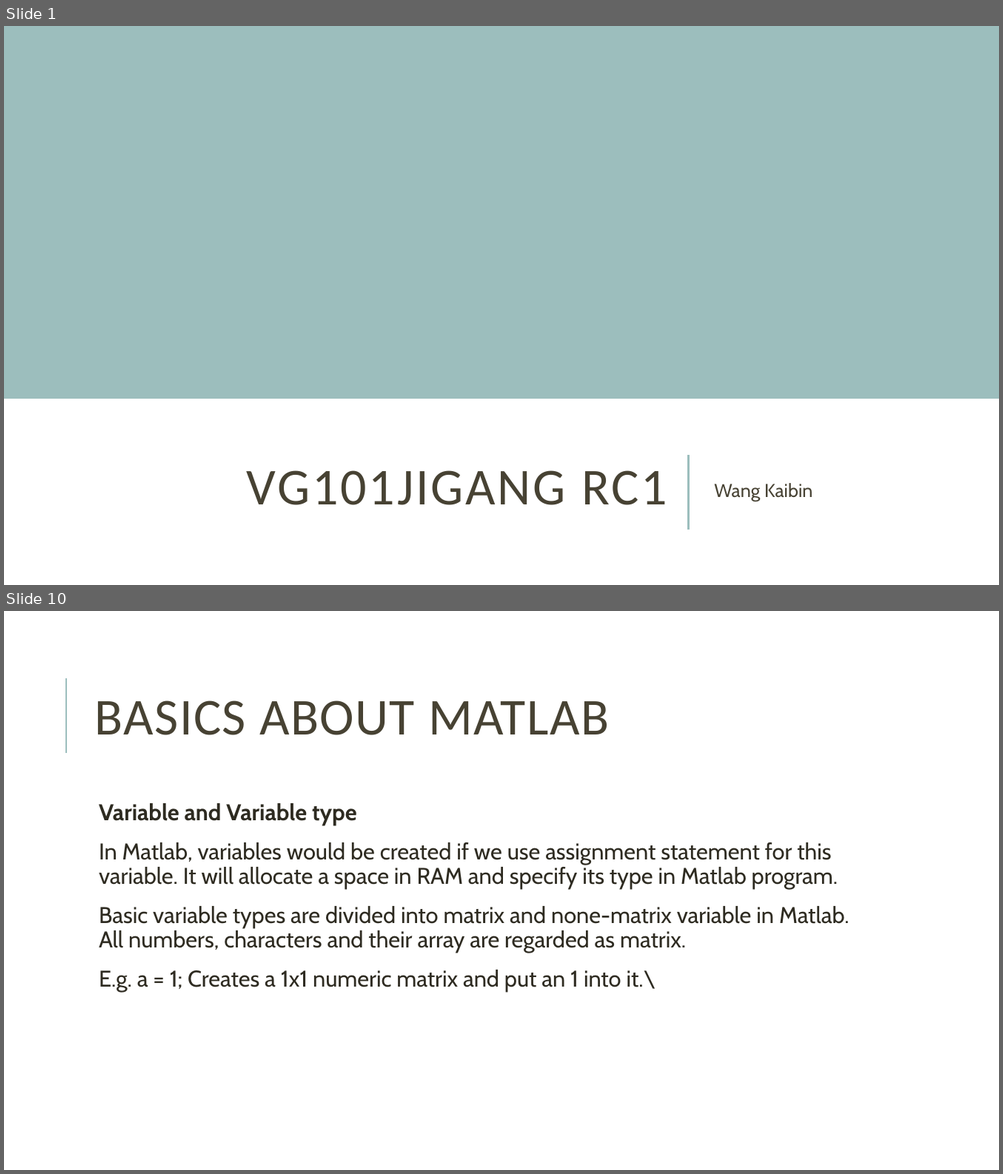
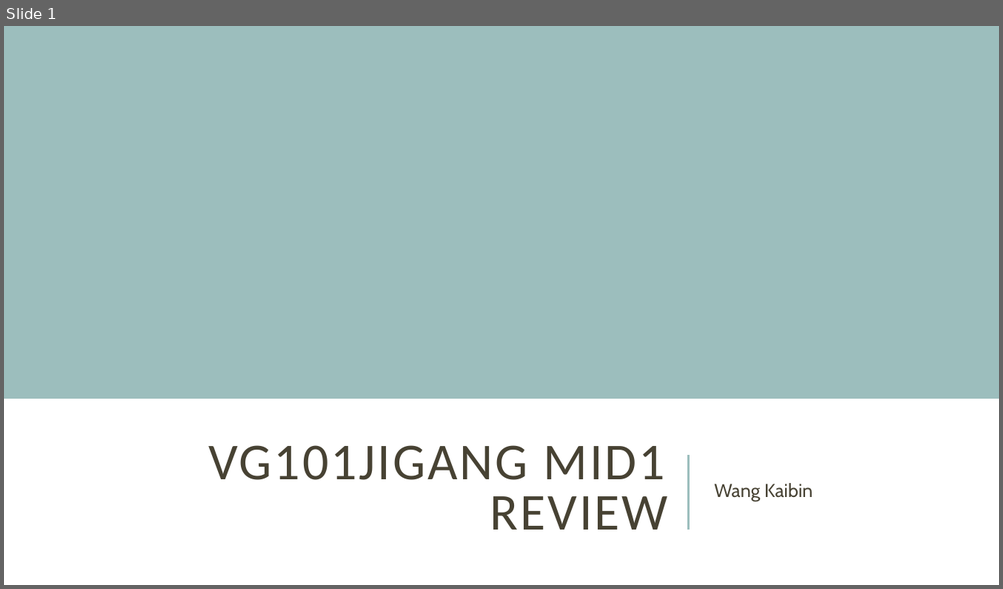
Before and after one commit to kevin-wang-2/Jigang-VG101-RC-for-Matlab, a slide deck: Big RC/VG101Jigang Mid1 WKB.pptx. Shown one above the other, each under a label of ours: slides 1 and 10 before the commit, slide 1 after it; the slides between them are not shown. The pictures are 1003x1174 and 1003x589 pixels, drawn with LibreOffice and Linux fonts; fonts in the diff are those of the drawing. Boxes give left, top, right and bottom in pixels: in the first picture for what was removed or moved away, otherwise in the second. Text is boxed around its words. In the diff, an @@ line names an element or a change of style, - is before the commit and + after.

```diff
--- a/Big RC/VG101Jigang Mid1 WKB.pptx
+++ b/Big RC/VG101Jigang Mid1 WKB.pptx
@@ slide 10 removed at (x1=4, y1=611, x2=999, y2=1170), background #FFFFFF @@
@@ line removed from (66, 753) to (66, 678) @@
@@ title removed at (x1=95, y1=701, x2=609, y2=735) @@
-BASICS ABOUT MATLAB
@@ text removed at (x1=99, y1=803, x2=849, y2=992) @@
-  Variable and Variable type
-  In Matlab, variables would be created if we use assignment statement for this variable. It will allocate a space in RAM and specify its type in Matlab program.
-  Basic variable types are divided into matrix and none-matrix variable in Matlab. All numbers, characters and their array are regarded as matrix.
-  E.g. a = 1; Creates a 1x1 numeric matrix and put an 1 into it.\
@@ slide 1 changed as well @@
@@ title at (x1=208, y1=446, x2=668, y2=530): text changed @@
-VG101JIGANG RC1
+VG101JIGANG MID1 REVIEW
```
Also in this commit, not shown: 3 other slides changed, 12 slides added, 17 other slides removed.
